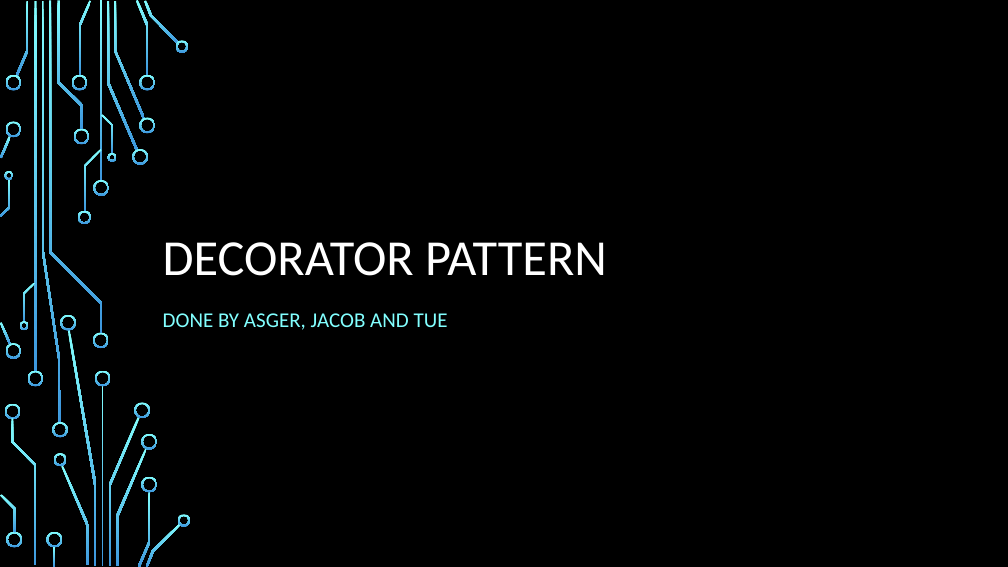
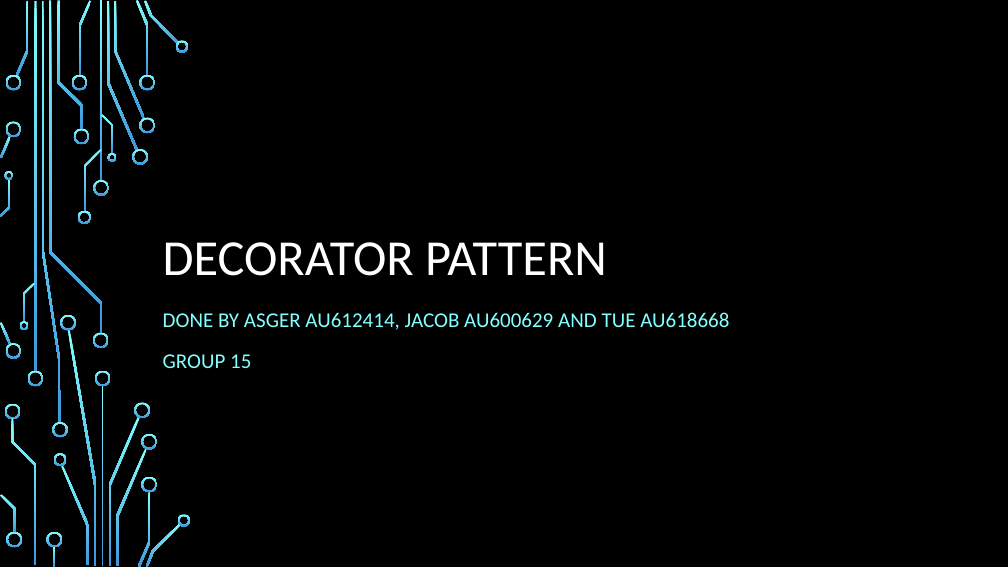
Before and after one commit to Tueaj/Decorator_Pattern_Assignment, a slide deck: slide 1 of VideoPræsentation/decoratorPresentation.pptx. Drawn at 1008x567 pixels with LibreOffice and Linux fonts; fonts in the diff are those of the drawing; background and template pictures are left out. Boxes give left, top, right and bottom in pixels: in the first picture for what was removed or moved away, otherwise in the second. Text is boxed around its words. In the diff, an @@ line names an element or a change of style, - is before the commit and + after.

Commit message:
Presentation

```diff
--- a/VideoPræsentation/decoratorPresentation.pptx
+++ b/VideoPræsentation/decoratorPresentation.pptx
@@ subtitle at (163,312,729,368): text changed @@
-DONE BY ASGER, JACOB AND TUE
+DONE BY ASGER AU612414, JACOB AU600629 AND TUE AU618668
+GROUP 15
```
Also in this commit, not shown: 1 other file.
